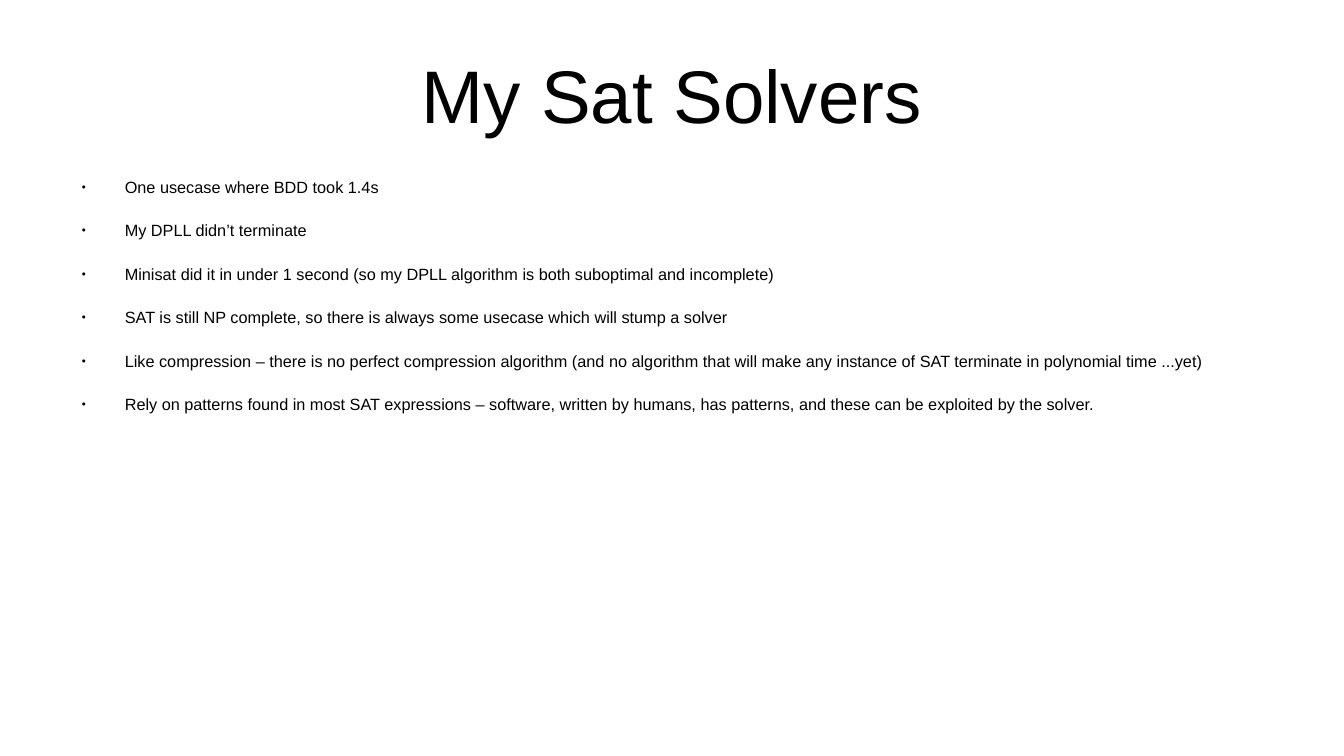
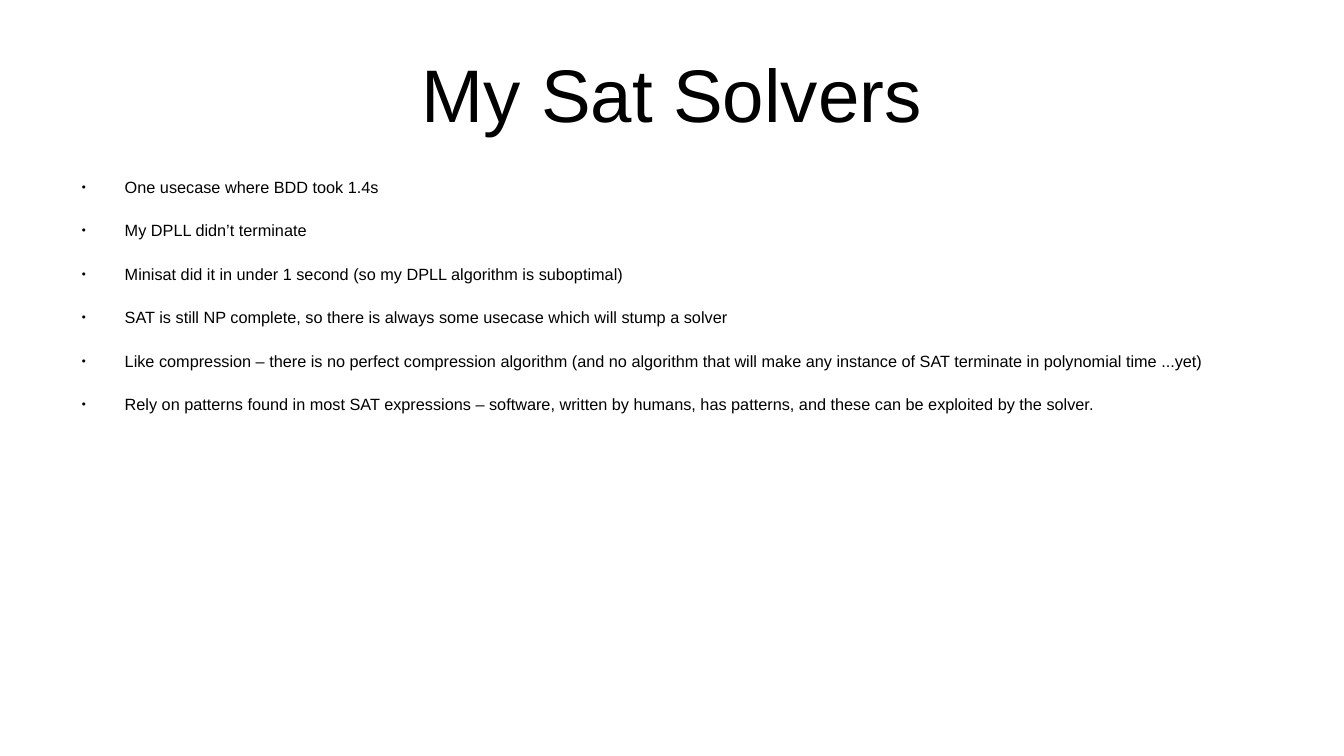
Before and after one commit to Scanteianu/FormalVerificationProject, a slide deck: slide 25 of documentation/pres.pptx. Drawn at 1344x756 pixels with LibreOffice and Linux fonts; fonts in the diff are those of the drawing. Boxes give left, top, right and bottom in pixels: in the first picture for what was removed or moved away, otherwise in the second. Text is boxed around its words. In the diff, an @@ line names an element or a change of style, - is before the commit and + after.

```diff
--- a/documentation/pres.pptx
+++ b/documentation/pres.pptx
@@ text at [125,268,623,283]: text changed @@
-● Minisat did it in under 1 second (so my DPLL algorithm is both suboptimal and incomplete)
+● Minisat did it in under 1 second (so my DPLL algorithm is suboptimal)
```
Also in this commit, not shown: 4 other files.
